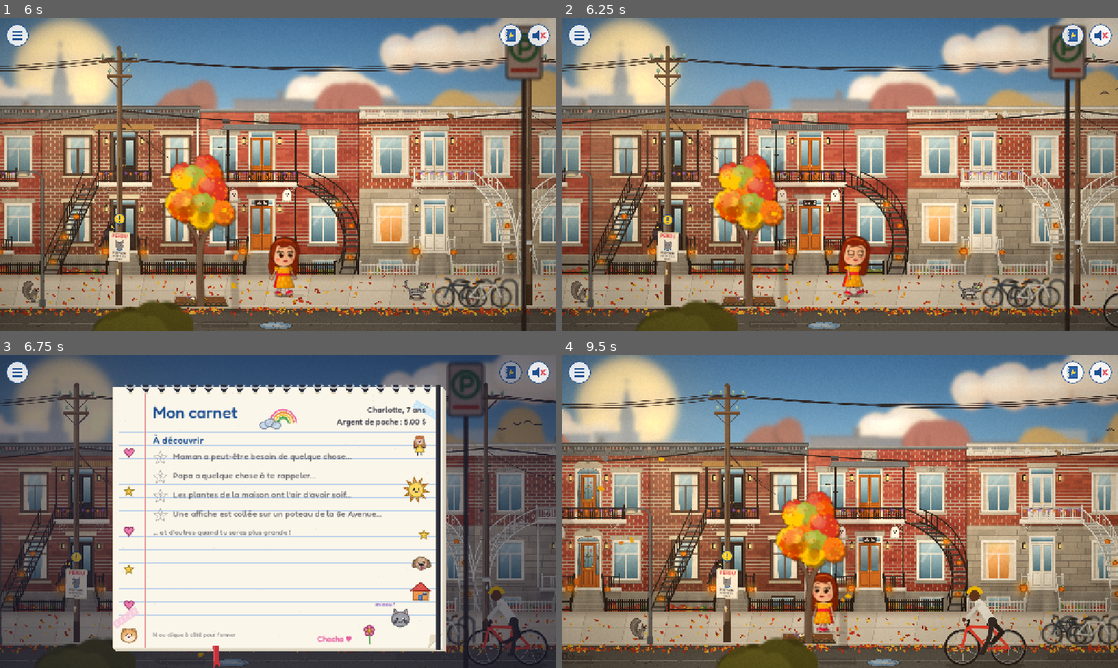
Above: before the commit, frames 1-4 (two rows, left to right).
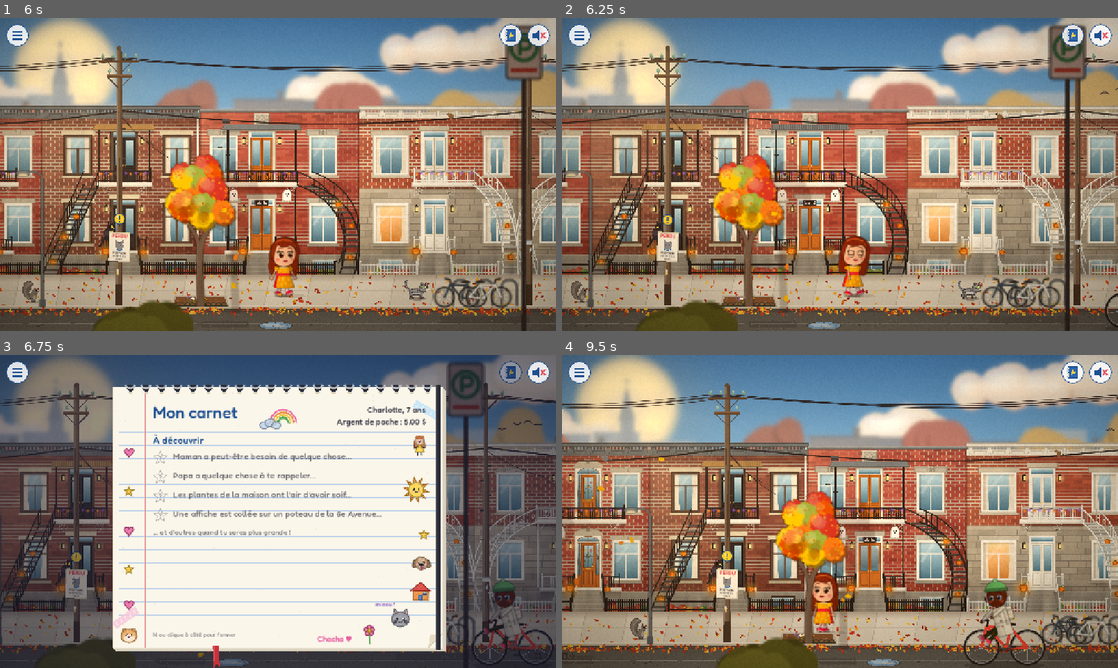
Above: after the commit, the same moments.

Repository: jullmg/jeux
Game: Godot game, scene res://scenes/intro.tscn
Same seed, same stepped clock (60 frames per second), same inputs: the game is played once before the commit and once after it.
Inputs (mouse positions are in pixels of both pictures, inside the frame that each line leads up to):
- Up to frame 1 (6 s): click "▶ Nouvelle partie" at 0.5 s; click (539, 36) at 1.27 s; click (511, 36) at 2.02 s; click (16, 36) at 2.77 s; click "Reprendre" at 3.5 s; tap Enter (ui_accept) at 4.25, 4.52, 4.82, 5.27, 5.57 s; move the mouse to (400, 158) at 4.27 s; hold Right (ui_right) 4.28-5.03 s; tap M at 4.35, 5.85 s; click (400, 158) at 4.42 s; move the mouse to (166, 190) at 5.02 s; hold Left (ui_left) 5.03-5.78 s; tap N at 5.1 s; move the mouse to (333, 105) at 5.77 s; hold Right (ui_right) from 5.78 s (still down)
- Up to frame 2 (6.25 s): keep holding Right (ui_right)
- Up to frame 3 (6.75 s): keep holding Right (ui_right); move the mouse to (250, 574) at 6.52 s; tap N at 6.6 s; click (250, 574) at 6.67 s
- Up to frame 4 (9.5 s): tap Enter (ui_accept) at 6.77, 7.07, 7.25, 7.52, 7.82, 8, 8.27, 8.57 s; move the mouse to (1006, 558) at 7.27 s; release Right (ui_right) at 7.28 s; hold Left (ui_left) from 7.28 s (still down); tap M at 7.35, 8.85 s; move the mouse to (673, 464) at 8.02 s; tap N at 8.1 s; move the mouse to (867, 511) at 8.77 s; click (867, 511) at 8.92 s

Frame 1 is identical in both runs. In frame 2, less than 0.1% of the frame differs, in the area x 97-100%, y 88-99%; in frame 3, 1.1%; in frame 4, 1.8%, in the area x 68-87%, y 71-100%.

Commit message:
Charlotte: cyclists are real characters now
The rider is a Character like everyone else, sitting on the saddle, leaning on
the bars, legs pedalling with the cranks; dressed for the season.

Co-Authored-By: Claude Opus 5.5 <noreply@anthropic.com>

Diff:
--- a/Charlotte/characters/character.gd
+++ b/Charlotte/characters/character.gd
@@ -38,6 +38,9 @@
 var _run := 0.0
 var _held: Node2D
 var _hold := 0.0
+## Sitting on a bicycle: leaning forward, hands on the bars, legs turning with `pedal` (the crank's angle).
+var riding := false
+var pedal := 0.0
 ## Little idle gestures when she stands still a while (Charlotte, her parents): a wave, a hop, a stretch, a look round.
 var fidgets := false
 var _shade: ShaderMaterial
@@ -213,6 +216,15 @@
 	_body.scale.x = facing
 	if _shade:
 		_shade.set_shader_parameter("facing", float(facing))
+	if riding:
+		_leg_front.rotation = deg_to_rad(-62.0) + sin(pedal) * deg_to_rad(26.0)
+		_leg_back.rotation = deg_to_rad(-62.0) + sin(pedal + PI) * deg_to_rad(26.0)
+		_arm_front.rotation = deg_to_rad(-64.0)
+		_arm_back.rotation = deg_to_rad(-58.0)
+		_body.rotation = deg_to_rad(16.0) * facing
+		_body.position.y = 0.0
+		_head.rotation = deg_to_rad(-10.0)
+		return
 	# Breathing while she stands, and the idle gesture on top.
 	var still := 0.0 if is_walking else 1.0
 	_torso.scale.y = 1.0 + 0.014 * sin(_time * 2.1) * still
--- a/Charlotte/world/cyclist.gd
+++ b/Charlotte/world/cyclist.gd
@@ -1,8 +1,9 @@
 class_name Cyclist
 extends Node2D
-## Someone riding by on a bicycle in the street's traffic lane: spinning spoked wheels, the cranks turning, the rider
-## (helmet, top, trousers) leaning on the handlebars and pedalling. Rides `speed` px/s in `direction` and frees itself
-## once past `until_x`. Drawn facing right in its own units (wheels on y = 0), mirrored for leftward riders.
+## Someone riding by on a bicycle in the street's traffic lane: spinning spoked wheels, the cranks turning, and the
+## rider, a Character like everyone else (Character.riding: leaning on the bars, legs pedalling with the cranks). Rides
+## `speed` px/s in `direction` and frees itself once past `until_x`. Drawn facing right in its own units (wheels on
+## y = 0); the whole node is mirrored for leftward riders.
 
 const WHEEL_R := 34.0
 const BASE := 92.0
@@ -11,41 +12,49 @@
 var speed := 250.0
 var until_x := 0.0
 var frame_color := Color("#2E86C1")
-var top_color := Color("#E74C3C")
-var pants_color := Color("#2E2E30")
-var helmet_color := Color("#F1C40F")
-var skin := Color("#E8B892")
+var look: CharacterLook
+var _rider: Character
 var _turn := 0.0
 
 
 static func random(rng: RandomNumberGenerator) -> Cyclist:
 	var c := Cyclist.new()
 	c.frame_color = Color(PropArt._pick(rng, PropArt.BIKE_COLORS))
-	c.top_color = Color(PropArt._pick(rng, ["#E74C3C", "#3498DB", "#2ECC71", "#F39C12", "#9B59B6", "#ECF0F1", "#34495E"]))
-	c.pants_color = Color(PropArt._pick(rng, ["#2E2E30", "#34495E", "#5D6D7E", "#7E5E3A"]))
-	c.helmet_color = Color(PropArt._pick(rng, ["#F1C40F", "#E74C3C", "#FFFFFF", "#2ECC71", "#1F1F1F"]))
-	c.skin = Color(PropArt._pick(rng, ["#F1D0B0", "#E8B892", "#C68E64", "#8D5A3B", "#5A3A26"]))
+	c.look = CharacterLook.random(rng, "adult" if rng.randf() < 0.7 else "teen")
+	Season.dress_for_weather(c.look)
 	c.speed = rng.randf_range(220.0, 300.0)
 	return c
+
+
+func _ready() -> void:
+	scale.x = absf(scale.x) * direction
+	_rider = Character.new()
+	_rider.look = look
+	_rider.riding = true
+	# Hips on the saddle: the puppet's origin is its feet, its hips a leg's length above.
+	_rider.scale = Vector2.ONE * StreetScene.CHAR_SCALE / absf(scale.y)
+	add_child(_rider)
+	_rider.position = Vector2(-12.0, -WHEEL_R - 50.0) + Vector2(0, float(_rider._rig.leg_len) * _rider.scale.y)
 
 
 func _process(delta: float) -> void:
 	position.x += direction * speed * delta
 	_turn += delta * speed / (TAU * WHEEL_R * scale.y) * TAU
+	if _rider:
+		_rider.pedal = _turn * 0.5
 	if (direction > 0.0 and position.x > until_x) or (direction < 0.0 and position.x < until_x):
 		queue_free()
 	queue_redraw()
 
 
 func _draw() -> void:
-	draw_set_transform(Vector2.ZERO, 0.0, Vector2(direction, 1.0))
 	var line := Color("#1F1F1F")
 	var back := Vector2(-BASE / 2.0, -WHEEL_R)
 	var front := Vector2(BASE / 2.0, -WHEEL_R)
 	# Shadow on the asphalt.
-	draw_set_transform(Vector2(0, 2), 0.0, Vector2(direction * 1.6, 0.18))
+	draw_set_transform(Vector2(0, 2), 0.0, Vector2(1.6, 0.18))
 	draw_circle(Vector2.ZERO, 50.0, Color(0, 0, 0, 0.2))
-	draw_set_transform(Vector2.ZERO, 0.0, Vector2(direction, 1.0))
+	draw_set_transform(Vector2.ZERO)
 	for hub in [back, front]:
 		draw_arc(hub, WHEEL_R, 0, TAU, 28, line, 4.0, true)
 		draw_arc(hub, WHEEL_R - 3.0, 0, TAU, 28, Color("#8E9399"), 1.5, true)
@@ -62,40 +71,9 @@
 	draw_line(seat + Vector2(-8, 0), seat + Vector2(10, 0), line, 5.0, true)
 	draw_line(head, head + Vector2(-4, -12), line, 4.0, true)
 	draw_line(head + Vector2(-4, -12), head + Vector2(8, -14), line, 4.0, true)
-	# Pedals round the crank, the chain ring.
+	# The chain ring and the pedals going round.
 	draw_arc(crank, 9.0, 0, TAU, 14, Color("#5E6268"), 2.5, true)
-	var pedal := []
 	for k in 2:
 		var p := crank + Vector2.from_angle(_turn * 0.5 + k * PI) * 14.0
-		pedal.append(p)
 		draw_line(crank, p, Color("#5E6268"), 3.0, true)
-	# The rider: hip on the saddle, the far leg (darker) then the near one, torso leaning to the bars, head and helmet.
-	var hip := seat + Vector2(0, -6)
-	for k in [1, 0]:
-		var foot: Vector2 = pedal[k]
-		var knee := _knee(hip, foot, 30.0, 30.0)
-		var col := pants_color.darkened(0.25) if k == 1 else pants_color
-		draw_line(hip, knee, col, 9.0, true)
-		draw_circle(knee, 4.5, col)
-		draw_line(knee, foot, col, 8.0, true)
-		draw_line(foot + Vector2(-4, 0), foot + Vector2(8, 0), Color("#2B2B2B"), 5.0, true)
-	var shoulder := hip + Vector2(26, -36)
-	draw_line(hip, shoulder, top_color, 18.0, true)
-	draw_circle(hip, 9.0, pants_color)
-	draw_circle(shoulder, 9.0, top_color)
-	draw_line(shoulder, head + Vector2(4, -13), top_color.darkened(0.1), 7.0, true)
-	draw_circle(head + Vector2(6, -13), 4.0, skin)
-	var face := shoulder + Vector2(10, -16)
-	draw_circle(face, 11.0, skin)
-	draw_circle(face + Vector2(5, -1), 1.6, Color("#2B2B33"))
-	draw_arc(face + Vector2(-1, -2), 13.0, PI * 1.05, TAU * 0.98, 12, helmet_color, 7.0, true)
-	draw_set_transform(Vector2.ZERO)
-
-
-# Where the knee goes between hip and foot, thigh `a` and shin `b` long, bending forward.
-func _knee(hip: Vector2, foot: Vector2, a: float, b: float) -> Vector2:
-	var d := clampf(hip.distance_to(foot), 1.0, a + b - 0.5)
-	var along := (a * a - b * b + d * d) / (2.0 * d)
-	var up := sqrt(maxf(a * a - along * along, 0.0))
-	var dir := (foot - hip) / hip.distance_to(foot)
-	return hip + dir * along + Vector2(dir.y, -dir.x) * -up
+		draw_line(p + Vector2(-5, 0), p + Vector2(5, 0), Color("#2B2B2B"), 4.0, true)
Not shown, changed: Charlotte/.claude/CLAUDE.md
